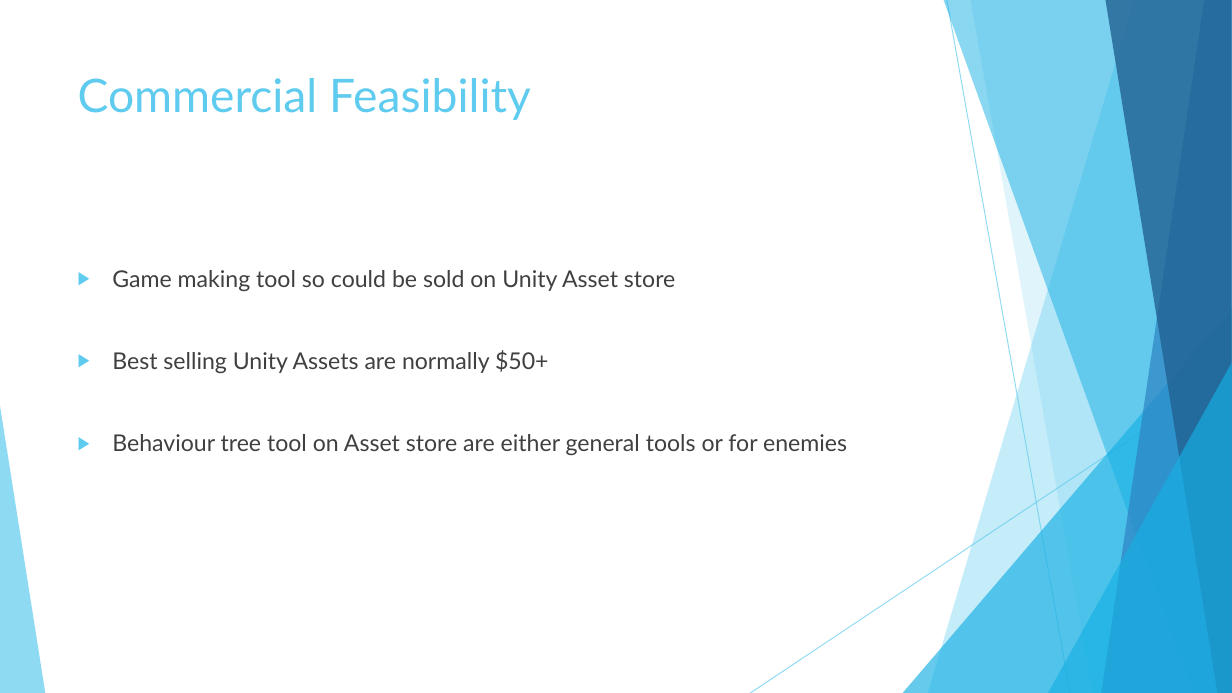
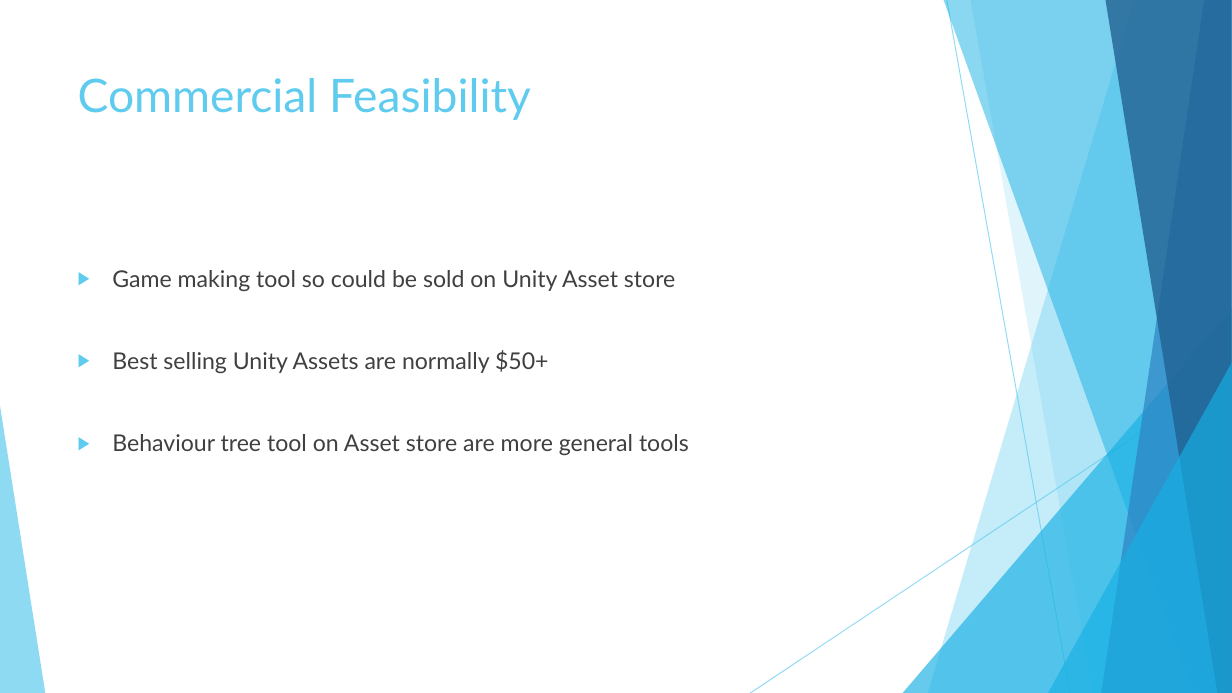
Before and after one commit to MaddieK19/comp230-pre-production, a slide deck: slide 12 of Proposal/Slides.pptx (slide 7 before the commit). Drawn at 1232x693 pixels with LibreOffice and Linux fonts; fonts in the diff are those of the drawing. Boxes give left, top, right and bottom in pixels: in the first picture for what was removed or moved away, otherwise in the second. Text is boxed around its words. In the diff, an @@ line names an element or a change of style, - is before the commit and + after.

```diff
--- a/Proposal/Slides.pptx
+++ b/Proposal/Slides.pptx
@@ text at (112, 434, 689, 455): text changed @@
-▶ Behaviour tree tool on Asset store are either general tools or for enemies
+▶ Behaviour tree tool on Asset store are more general tools
```
Also in this commit, not shown: 2 other slides changed, 8 slides added, 1 slide removed, 3 other files.
